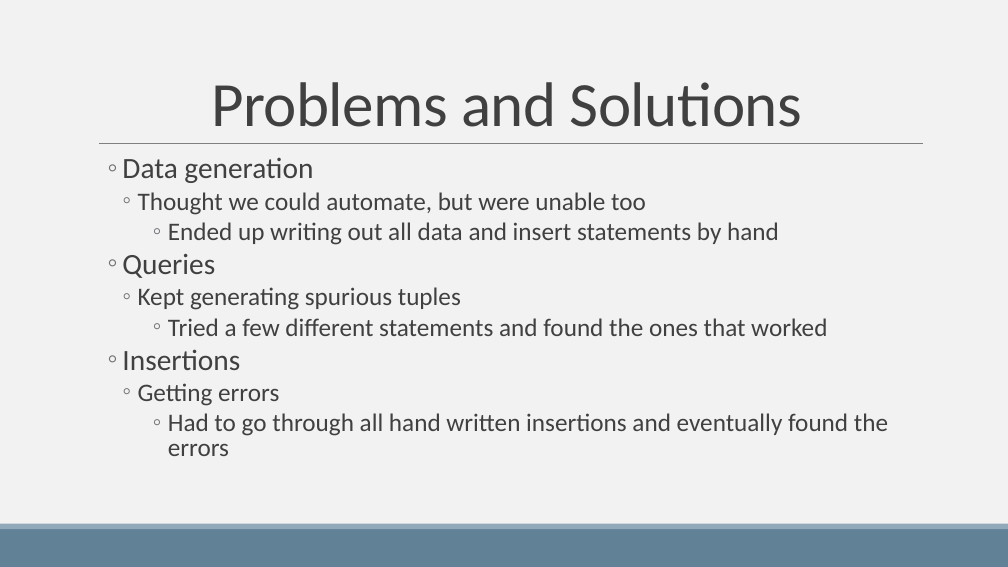
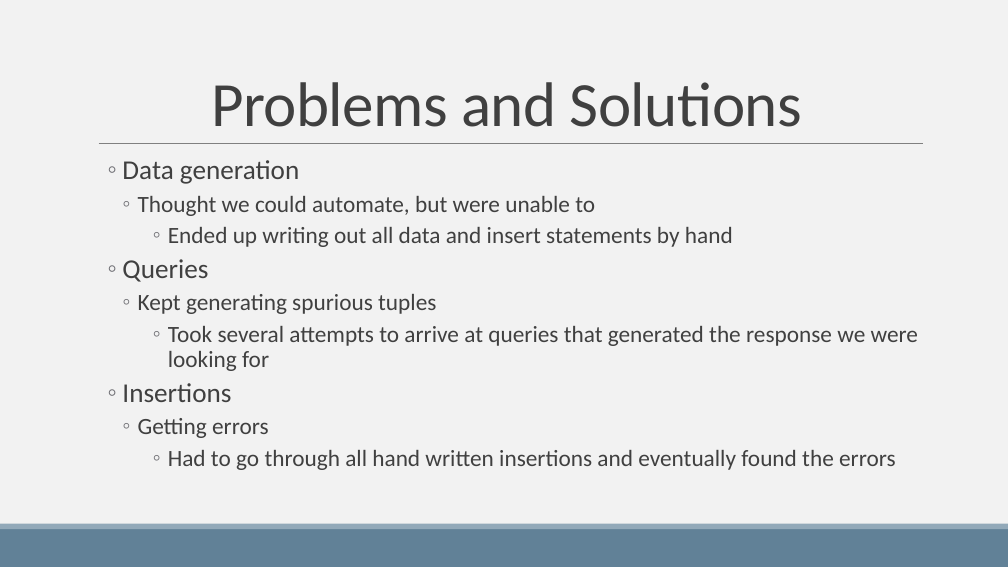
Before and after one commit to keatonmay/db_systems_proj, a slide deck: slide 8 of deliverables/Encore Tickets Presentation.pptx (slide 5 before the commit). Drawn at 1008x567 pixels with LibreOffice and Linux fonts; fonts in the diff are those of the drawing. Boxes give left, top, right and bottom in pixels: in the first picture for what was removed or moved away, otherwise in the second. Text is boxed around its words. In the diff, an @@ line names an element or a change of style, - is before the commit and + after.

Commit message:
corredcted errors in deliverable 2 and updated powerpoint

```diff
--- a/deliverables/Encore Tickets Presentation.pptx
+++ b/deliverables/Encore Tickets Presentation.pptx
@@ text at [122,160,896,470]: size 28 to 25.9 pt in "Data generation", "Queries", "Insertions"; size 24 to 22.2 pt in "Ended up writing out all data and ...", "Kept generating spurious tuples", "Getting errors", "Had to go through all hand written ..."; line spacing 0.8 to 0.9 @@
@@ text at [138,196,595,216]: text changed; size 24 to 22.2 pt @@
-    ◦ Thought we could automate, but were unable too
+    ◦ Thought we could automate, but were unable to
@@ text at [168,326,918,371]: text changed; size 24 to 22.2 pt @@
-        ◦ Tried a few different statements and found the ones that worked
+        ◦ Took several attempts to arrive at queries that generated the response we were looking for
```
Also in this commit, not shown: 2 slides added, 2 slides removed, 1 other file.
